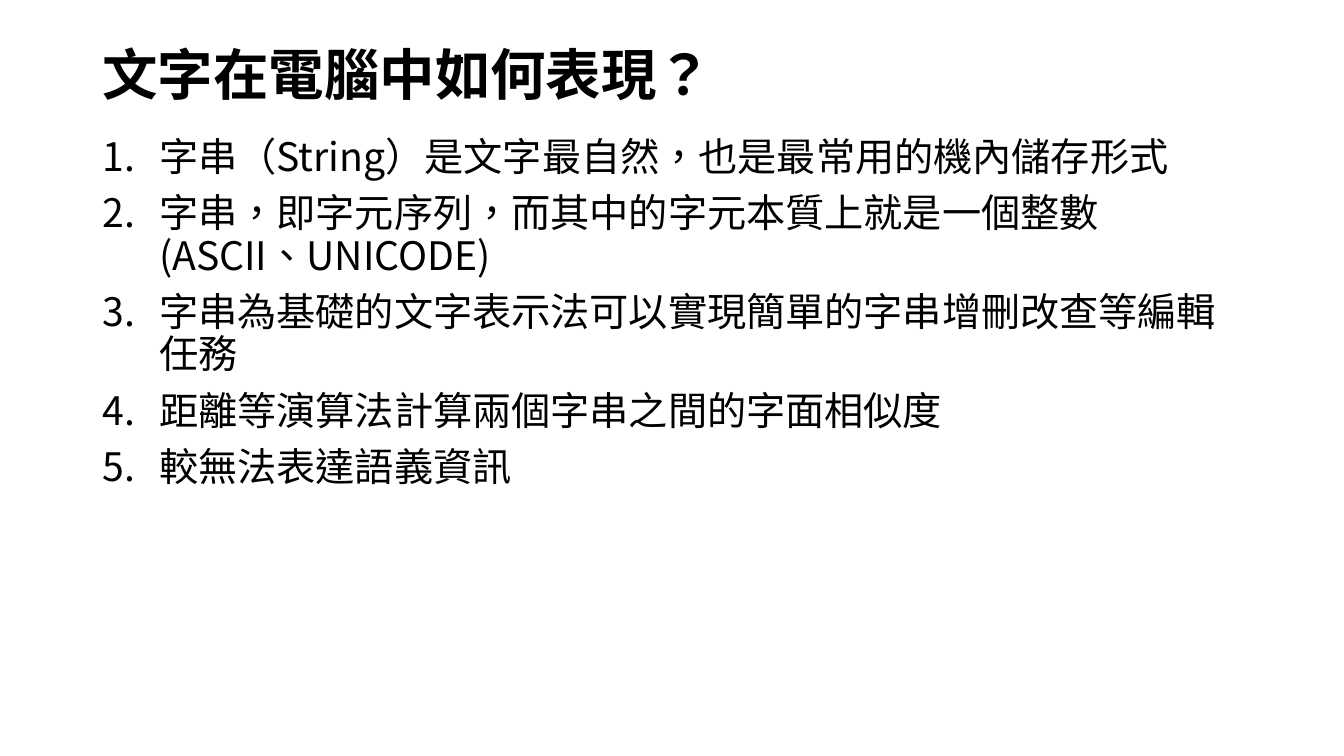
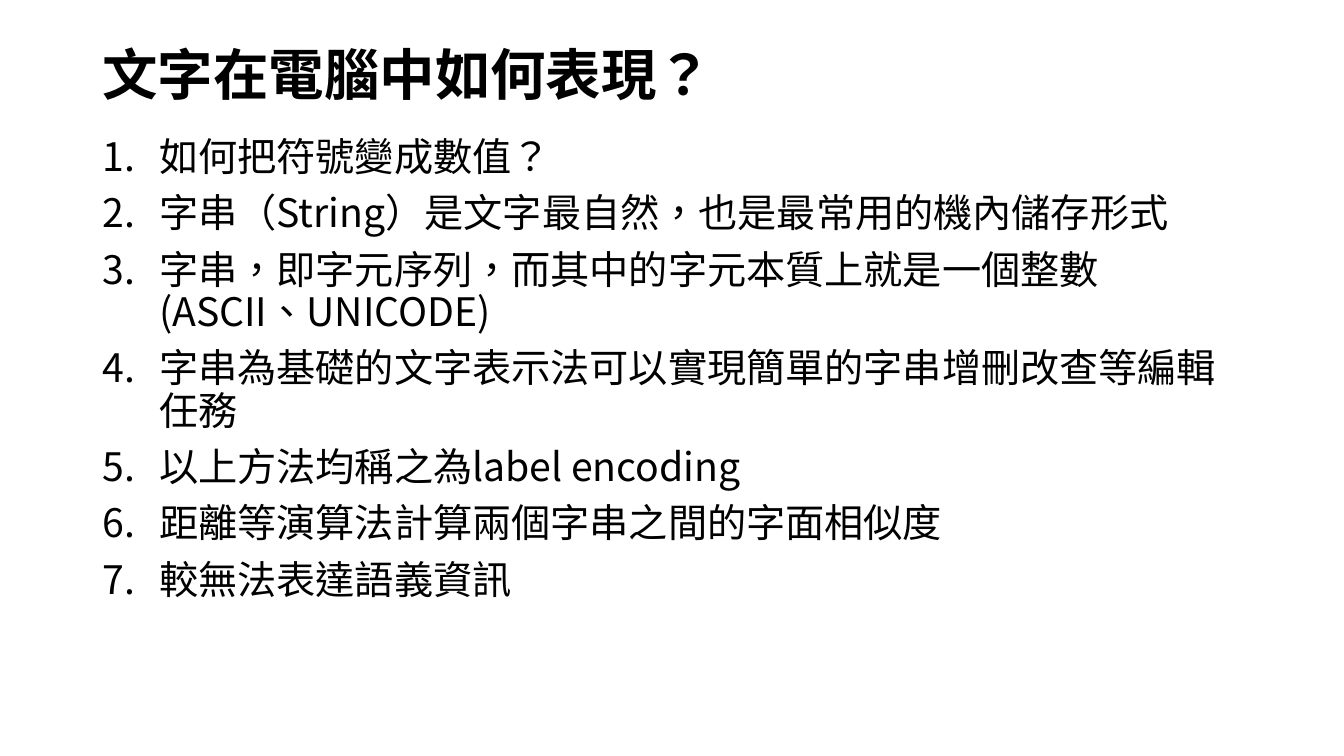
Before and after one commit to joshhu/nlp_must2022, a slide deck: slide 6 of lecture02.pptx (slide 5 before the commit). Drawn at 1344x756 pixels with LibreOffice and Linux fonts; fonts in the diff are those of the drawing. Boxes give left, top, right and bottom in pixels: in the first picture for what was removed or moved away, otherwise in the second. Text is boxed around its words. In the diff, an @@ line names an element or a change of style, - is before the commit and + after.

```diff
--- a/lecture02.pptx
+++ b/lecture02.pptx
@@ text at <box>159,138,550,175</box>: paragraph added @@
+1. 如何把符號變成數值？
@@ text at <box>159,448,740,491</box>: paragraph added @@
+5. 以上方法均稱之為label encoding
```
Also in this commit, not shown: 2 other slides changed, 34 slides added, 2 slides removed, 13 other files.
